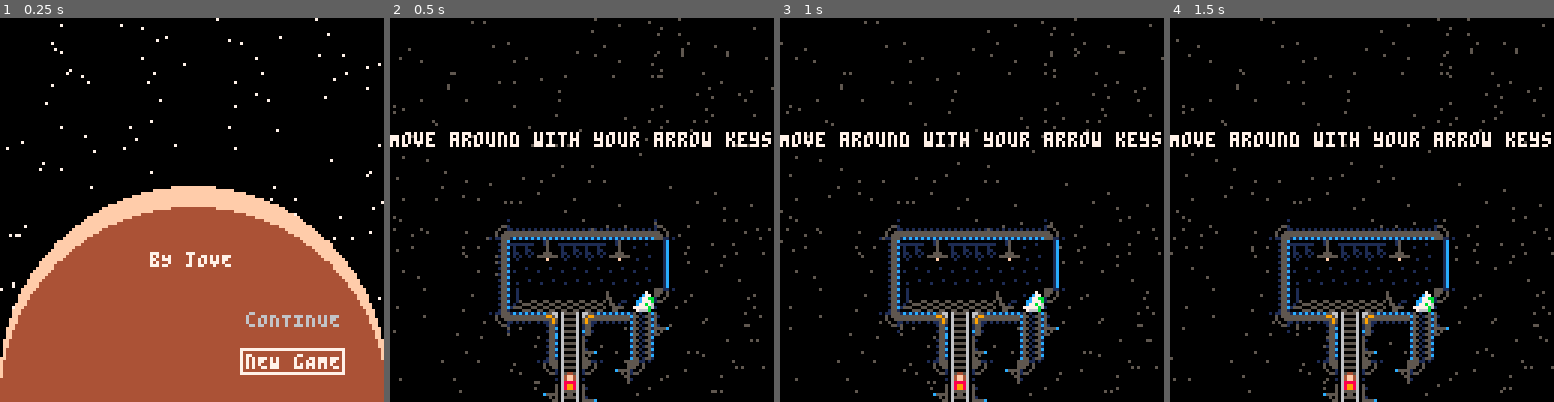
Above: before the commit, frames 1-4 (left to right).
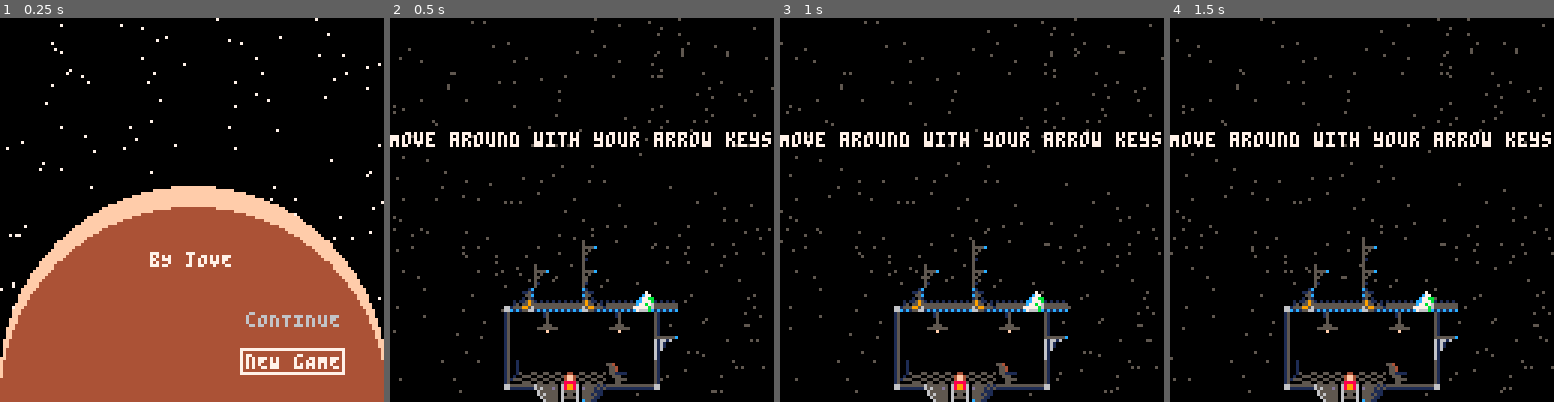
Above: after the commit, the same moments.

Repository: Sewerbird/ByJove
Game: PICO-8 cartridge byjove.p8
Same seed, same stepped clock (60 frames per second), same inputs: the game is played once before the commit and once after it.
Inputs:
- Up to frame 1 (0.25 s): no input
- Up to frame 2 (0.5 s): tap X (X key) at 0.33 s
- Up to frame 3 (1 s): tap O (Z key) at 0.7 s
- Up to frame 4 (1.5 s): tap X (X key) at 1.07 s

Frame 1 is identical in both runs. In frame 2, 8.8% of the frame differs, in the area x 25-75%, y 52-100%; in frame 3, 8.9%; in frame 4, 8.9%.

Commit message:
Save before importing platformer stuff

Diff:
--- a/byjove.p8
+++ b/byjove.p8
@@ -88,48 +88,42 @@
 
 
 
-…(6 lines of a section not shown)…
 __gff__
-0000000100000100000000000000000001010101000000000000000000000000010101010000000101000000000000000101010101000100000100000000000000000000000000000000000000000000000000000000000000000000000000000000000000000000000000000000000000000000000000000000000000000000
+0000000100000100000000000000000001010101000000000000000000000000010101010000000101000000000000000101010101000100000100000000000000000001010101010000010100000000000000010101000101000101000000000000000000010101000101010000000000000000000000000000010100000000
 0000000000000000000000000000000000000000000000000000000000000000000000000000000000000000000000000000000000000000000000000000000000000000000000000000000000000000000000000000000000000000000000000000000000000000000000000000000000000000000000000000000000000000
 __map__
-3331313131313331313131313114010101000101010101010101010101010101010101010101010101010101010101013737373737373737203331313131312165616161616161630101010000000000000000000000000000000000000000000000000000000000000000000000000000000000000000000000000000000000
-2201010301012327272727272701010101140101010101010101010101010101333131313131010101010101010101013737373737373737303201010101012052270327270354460101010100000000000000000000000000000000000000000000000000000000000000000000000000000000000000000000000000000000
-2239060606392301010101010101010101203331313131333331313131330101222727272727200101010101010101213737373737373737010101010101012052545454545454460101010100000000000000000000000000000000000000000000000000000000000000000000000000000000000000000000000000000000
-2214040404152301010116010101010101202201030101202201010301200101222727272727300101013131313131213737373737373737063406340634062052171818186654430101010100000000000000000000000000000000000000000000000000000000000000000000000000000000000000000000000000000000
-3311111111052201160126011601010101202227272727202227272727200101221404040425012033222727032727203737373737373737333535353535012045414205404171530101010100000000000000000000000000000000000000000000000000000000000000000000000000000000000000000000000000000000
-3333330101052201261626162601010101202217181819202217181819200101011111111112053031323928282839203737373737373737101111111112052037375205533771370101010100000000000000000000000000000000000000000000000000000000000000000000000000000000000000000000000000000000
-3331313131053201262626262601010101203311120510333312051011200101010101010122050101011a1b1b1b1c203737373737373737200101010122052037374505435543370101010100000000000000000000000000000000000000000000000000000000000000000000000000000000000000000000000000000000
-2234343434053406363636363606060606303333220520343422052033200101010101010101111205101111111111213737373737373737200101010122052037375505533737370000000000000000000000000000000000000000000000000000000000000000000000000000000000000000000000000000000000000000
-2235353535053535353535353535353535142501010514010115050101200101013131313121212205202131313131211111111111111313313131313122052061616205606161610000000000000000000000000000000000000000000000000000000000000000000000000000000000000000000000000000000000000000
-3305111111111113131313131313131313131313131111111111111111330101222703032720213205302216161616203331313131220116011601160123052073737305544444445400000000000000000000000000000000000000000000000000000000000000000000000000000000000000000000000000000000000000
-2105213333332227032727272727272727272727272001010101010101010101222727272730320305032336363636202227032727231626162616261623052000002205545454545400000000000000000000000000000000000000000000000000000000000000000000000000000000000000000000000000000000000000
-2105333331313216011601160116011601160116012001010101010101010101221718181819040405040417181819202206060606233636363636363603052000002205646454545400000000000000000000000000000000000000000000000000000000000000000000000000000000000000000000000000000000000000
-2105333227272736343634363436343634363436342001010101010101010101011111111111111205101313131313212204040404010101010101040404052000000111120554545400000000000000000000000000000000000000000000000000000000000000000000000000000000000000000000000000000000000000
-330501010101010404043333213a373737373737372001010101010101010101010101313131212205230116011601202111111111120510111111111111112100000101220554545454000000000000000000000000000000000000000000000000000000000000000000000000000000000000000000000000000000000000
-3313131313131313131112213a37373737373737372001010101010101010101010122343434303205233436343634203331313131220520010101160101010100000101220554545400000000000000000000000000000000000000000000000000000000000000000000000000000000000000000000000000000000000000
-32272737273727372720323a3737373737373737372001010101010101010101010122010101010105013535353535202227272727230523010116261601012100000101220554545400000000000000000000000000000000000000000000000000000000000000000000000000000000000000000000000000000000000000
-2131313101010101220101153131311401010101010101010101010101010120010133111205101313131313131313212201010101230523010136363601012000007373737373737300000000000000000000000000000000000000000000000000000000000000000000000000000000000000000000000000000000000000
-2201010120010131323933032727270301010101010101010101010101010120010101012205230101010101010101202111111105230523013928282839012000000000000000000000000000000000000000000000000000000000000000000000000000000000000000000000000000000000000000000000000000000000
-2201010120012201010404043535353910131313111313131201010101010120010101012205230606060606060606200101012205230523391a1b1b1b1c392000000000000000000000000000000000000000000000000000000000000000000000000000000000000000000000000000000000000000000000000000000000
-22051313313132052327272712051001232727272327272723010101010101200101010122050101010101010101012001010122050105011a1b1b1b1b1b1c2001010101000000000000000000000000000000000000000000000000000000000000000000000000000000000000000000000000000000000000000000000000
+3331313131313331313131313114010101000101010101010101010101010101010101010101010101010101010101013737373737373737203331313131312137373737373737370101010000000000000000000000000000000000000000000000000000000000000000000000000000000000000000000000000000000000
+2201010301012327272727272701010101140101010101010101010101010101333131313131010101010101010101013737375837373737303201010101012037373737583737370101010100000000000000000000000000000000000000000000000000000000000000000000000000000000000000000000000000000000
+2239060606392301010101010101010101203331313131333331313131330101222727272727200101010101010101213758375837373737010101010101012037375837583737370101010100000000000000000000000000000000000000000000000000000000000000000000000000000000000000000000000000000000
+221404040415230101011601010101010120220103010120220101030120010122272727272730010101313131313121677b7b657b7b7b37063406340634062043677b7b657b7b7b0101010100000000000000000000000000000000000000000000000000000000000000000000000000000000000000000000000000000000
+3311111111052201160126011601010101202227272727202227272727200101221404040415012033222727032727207676767676765537333535353535012057940394940394550101010100000000000000000000000000000000000000000000000000000000000000000000000000000000000000000000000000000000
+3333330101052201261626162601010101202217181819202217181819200101011111111112053031323928282839207171717171716937101111111112052057b2b2b2b2b2b2690101010100000000000000000000000000000000000000000000000000000000000000000000000000000000000000000000000000000000
+3331313131053201262626262601010101203311120510333312051011200101010101010122050101011a1b1b1b1c2076767676767655372001010101220520571718181862b2550101010100000000000000000000000000000000000000000000000000000000000000000000000000000000000000000000000000000000
+2234343434053406363636363606060606303333220520343422052033200101010101010101111205101111111111214675767746465437200101010122052053467505774646540100000000000000000000000000435800000000000000000000000000000000000000000000000000000000000000000000000000000000
+2235353535053535353535353535353535141501010514010115050101200101013131313121212205202131313131211111111111111313313131313122052066666705656666666666666666666666666666666666675801a6a6a6840000000000000000000000000000000000000000000000000000000000000000000000
+3305111111111113131313131313131313131313131111111111111111330101222703032720213205302216161616203331313131220116011601160123052027111205101127274849747474747474747474747272726901010101950000000000000000000000000000000000000000000000000000000000000000000000
+2105213333332227032727272727272727272727272001010101010101010101222727272730320305032336363636202227032727231626162616261623052018181905181819727259517272517272727272727272685501010101950000000000000000000000000000000000000000000000000000000000000000000000
+21053333313132160116011601160116011601160120010101010101010101012217181818190404050404171818192022060606062336363636363636030520127a7a7a7a4b42724060614240414142404141427272785501010101010000000000000000000000000000000000000000000000000000000000000000000000
+2105333227272736343634363436343634363436342001010101010101010101011111111111111205101313131313212204040404010101010101040404052022727272725b527250707152507251525072725240424a5501010101950000000000000000000000000000000000000000000000000000000000000000000000
+330501010101010404043333213a677b7b657b7b7b2001010101010101010101010101313131212205230116011601202111111111120510111111111111112122063434066b527240606142406061424041414250525a5501010101950000000000000000000000000000000000000000000000000000000000000000000000
+3313131313131313131112213a377676767676765520010101010101010101010101223434343032052334363436342033313131312205200101011601010101221715151978525950707152507071525072725250525a5501010101010000000000000000000000000000000000000000000000000000000000000000000000
+32272727272727272720323a373771717171717169200101010101010101010101012201010101010501353535353520222727272723052301011626160101214c767676767676764646464646464646464646464646475401010101010000000000000000000000000000000000000000000000000000000000000000000000
+2131313101010101220101153131311401010101010101010101010101010120010133111205101313131313131313212201010101230523010136363601012056565656565856560101868686868686868686868686010186868686940000000000000000000000000000000000000000000000000000000000000000000000
+2201010120010131323933032727270301010101010101010101010101010120010101012205230101010101010101202111111105230523013928282839012075767676770175770100000000000000000000000000000000000000000000000000000000000000000000000000000000000000000000000000000000000000
+2201010120012201010404043535353910131313111313131201010101010120010101012205230606060606060606200101012205230523391a1b1b1b1c392001636473010101580100000000000000000000000000000000000000000000000000000000000000000000000000000000000000000000000000000000000000
+22051313313132052327272712051001232727272327272723010101010101200101010122050101010101010101012001010122050105011a1b1b1b1b1b1c2001730101010101010100000000000000000000000000000000000000000000000000000000000000000000000000000000000000000000000000000000000000
 2205010101010105230101012205200123171819231718192301010101010120010101012113131313131313111105200101010111110510111111111111112101010101000000000000000000000000000000000000000000000000000000000000000000000000000000000000000000000000000000000000000000000000
 0111111111111111220606062205200620120510211205102206060606060620010101013001322727272727303205200101010101220520010101010101010101010101000000000000000000000000000000000000000000000000000000000000000000000000000000000000000000000000000000000000000000000000
 0101010101010101220101010105010101010501010105010101010101010120010101010123010101343434343405200101010101220520010101010101010101010101000000000000000000000000000000000000000000000000000000000000000000000000000000000000000000000000000000000000000000000000
 2131313131313131220510111111111111111111111111111111111111111121161616160101010133010101010105200101010101220520010101010101010101010101000000000000000000000000000000000000000000000000000000000000000000000000000000000000000000000000000000000000000000000000
 2227031603160327230520313131313131313131313131310101010101010101343634363401010110111111111111010101010101010101010101010101010101010101000000000000000000000000000000000000000000000000000000000000000000000000000000000000000000000000000000000000000000000000
-220134363436340123052301010101010101013a373737373001010101010101373737373738010130010101010101010101010101010101010101010101010101010101000000000000000000000000000000000000000000000000000000000000000000000000000000000000000000000000000000000000000000000000
-2239282828282801230523343434343401013a37373737373730010101010101373737373737380101300101010101010101010001010101010101010101010101010101010101000000000000000000000000000000000000000000000000000000000000000000000000000000000000000000000000000000000000000000
-221a1b1b1b1b1b1c0105010101010133013a3737373737373737300101010101373737373737373801013001010101010101010101010101010101010101010101010101010101000000000000000000000000000000000000000000000000000000000000000000000000000000000000000000000000000000000000000000
-211111111111111111111111111111123a373737373737373737373001010101373737373737373738010120010101010101010101010101010101010101010101010101010101000000000000000000000000000000000000000000000000000000000000000000000000000000000000000000000000000000000000000000
-0101010101010101010101010101303237373737373737373737373730010101373737373737373737010120010101010101010101010101010101010101010101010101010101000000000000000000000000000000000000000000000000000000000000000000000000000000000000000000000000000000000000000000
-01010101010101010101010101013a3737373737373737373737373737300101373737373737373737010120010101010101010101010101010101010101010101010101010101000000000000000000000000000000000000000000000000000000000000000000000000000000000000000000000000000000000000000000
-010101010101010101010101013a373737373737373737373737373737373001373737373737373737010120010101010101010101010101010101010101010101010101010101000000000000000000000000000000000000000000000000000000000000000000000000000000000000000000000000000000000000000000
+2201343634363401230523010101010101013a37375837373001010101010101373737583738010130010101010101010101010101010101010101010101010101010101000000000000000000000000000000000000000000000000000000000000000000000000000000000000000000000000000000000000000000000000
+22392828282828012305233434343434013a3758375837373730010101010101375837583737380101300101010101010101010001010101010101010101010101010101010101000000000000000000000000000000000000000000000000000000000000000000000000000000000000000000000000000000000000000000
+221a1b1b1b1b1b1c01050101010101333a43677b7b657b7b7b37300101010101677b7b657b7b7b3801013001010101010101010101010101010101010101010101010101010101000000000000000000000000000000000000000000000000000000000000000000000000000000000000000000000000000000000000000000
+2111111111111111111111111111111237577676767676765537373001010101767676767676553738010120010101010101010101010101010101010101010101010101010101000000000000000000000000000000000000000000000000000000000000000000000000000000000000000000000000000000000000000000
+0101010101010101010101010101303237577171717171716937373730010101717171717171693737010120010101010101010101010101010101010101010101010101010101000000000000000000000000000000000000000000000000000000000000000000000000000000000000000000000000000000000000000000
+01010101010101010101010101013a3737577676767676765537373737300101767676767676553737010120010101010101010101010101010101010101010101010101010101000000000000000000000000000000000000000000000000000000000000000000000000000000000000000000000000000000000000000000
+010101010101010101010101013a373737534675767746465437373737373001467576774646543737010120010101010101010101010101010101010101010101010101010101000000000000000000000000000000000000000000000000000000000000000000000000000000000000000000000000000000000000000000
 
 
 
--- a/constants.lua
+++ b/constants.lua
@@ -1,5 +1,7 @@
 get_xy = true
 skip_tutorial = false
+mute = true
+
 --Game State
 gs = {
   ticker = 0,
@@ -47,6 +49,18 @@
   tutorial_travel_console = {sprite=12,w=8,h=8,x=80,y=50+40},
   tutorial_player = { sprite=2,w=8,h=8,x=80-8-16,y=127-8 },
   a_prompt = {sprite=9,w=8,h=8,x=100,y=100},
+  player_ship = {
+    mx0=64,my0=0,mx1=24,my1=24,
+    wall_color = 5,
+    actors={
+      player = {x=20,y=48},
+      customs = {x=-100,y=-100,is_blocking=true},
+      trader = {x=-100,y=-100},
+      fueler = {x=-100,y=-100},
+      a_prompt = {x=-100,y=-100},
+      travel_console = {x=-100,y=-100,sprite=13},
+    }
+  },
   station_io = {
     mx0=32,my0=0,mx1=16,my1=32,
     wall_color = 4,
--- a/ui.lua
+++ b/ui.lua
@@ -21,7 +21,8 @@
         --TODO go to ship scene instead
         gs['player'].business.fuel_tank_used -= fuel_need
         gs['player'].business.fuel_tank_free += fuel_need
-        load_station(destination)
+        --load_station(destination)
+        load_station('player_ship')
       end
     },
     cancel_button = { left = 'ok_button', x=c_x+2,y=t_y+h,w=30,h=10,text="cancel",c_b=13,c_f=1,active=not has_the_fuel,
Not shown, changed: 47 lines of the sprite sheet (__gfx__) section of byjove.p8
